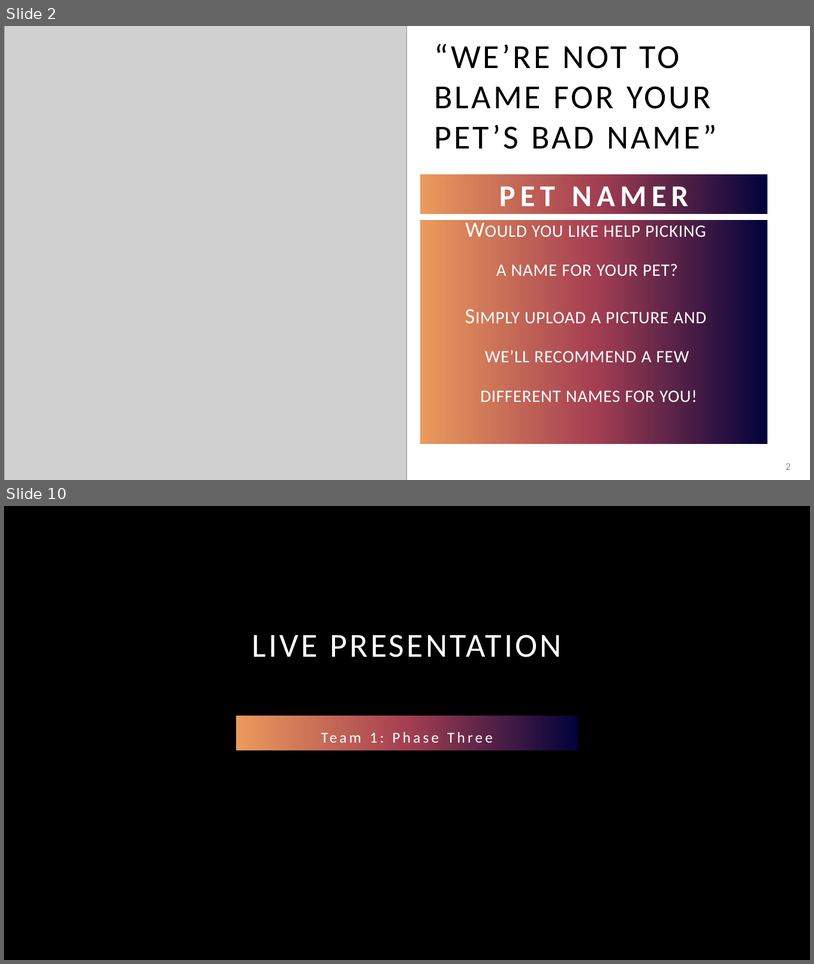
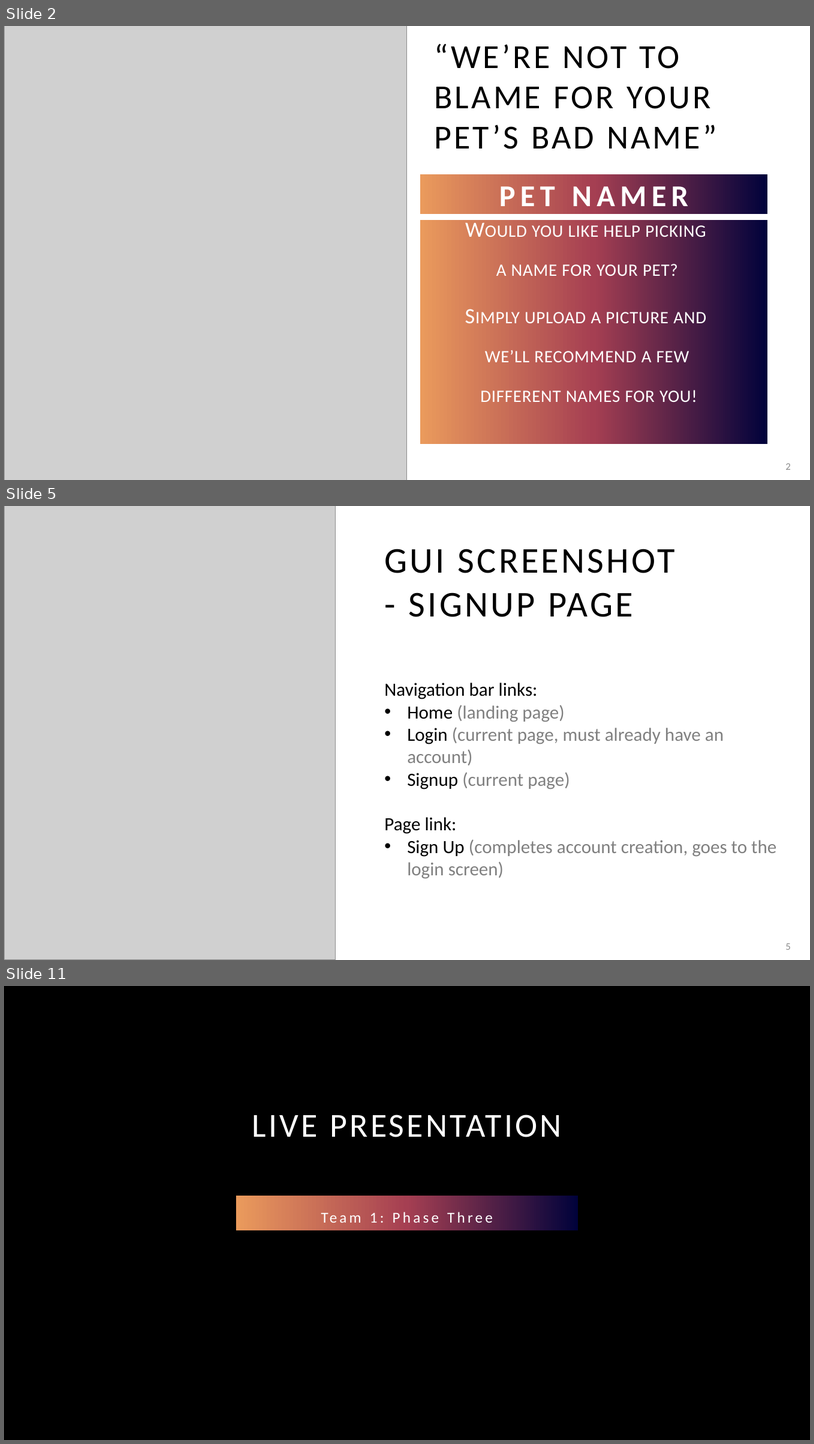
Before and after one commit to adriaonline/CPT200SP24-Team1, a slide deck: Phase 4 Docs/Phase 4 - Presentation.pptx. Shown one above the other, each under a label of ours: slides 2 and 10 before the commit, slides 2, 5 and 11 after it; the slides between them are not shown. The pictures are 814x964 and 814x1444 pixels, drawn with LibreOffice and Linux fonts; fonts in the diff are those of the drawing; grey boxes stand for pictures; background and template pictures are left out. Boxes give left, top, right and bottom in pixels: in the first picture for what was removed or moved away, otherwise in the second. Text is boxed around its words. In the diff, an @@ line names an element or a change of style, - is before the commit and + after.

```diff
--- a/Phase 4 Docs/Phase 4 - Presentation.pptx
+++ b/Phase 4 Docs/Phase 4 - Presentation.pptx
@@ slide 5 added at <box>4,506,810,960</box>, background #FFFFFF @@
@@ picture added at <box>4,506,336,960</box> @@
@@ title added at <box>384,549,675,617</box>, 43.2 pt, text #000000 @@
+GUI SCREENSHOT
+- SIGNUP PAGE
@@ text added at <box>384,682,777,879</box>, 22.2 pt, text #808080 @@
+Navigation bar links:
+• Home (landing page)
+• Login (current page, must already have an account)
+• Signup (current page)
+Page link:
+• Sign Up (completes account creation, goes to the login screen)
@@ page number added at <box>786,943,791,949</box>, 12 pt, text #8C8C8C @@
+5
@@ what was slide 10 is now slide 11 @@
```
Also in this commit, not shown: 7 other slides added, 7 slides removed, 2 other files.
